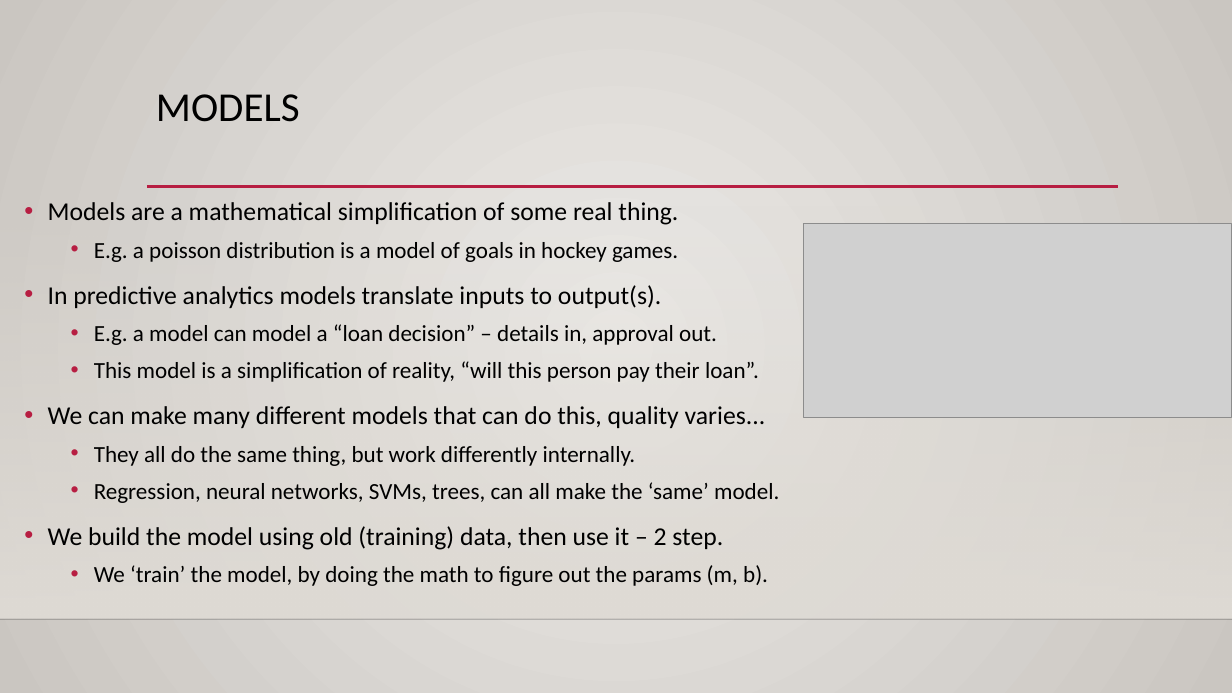
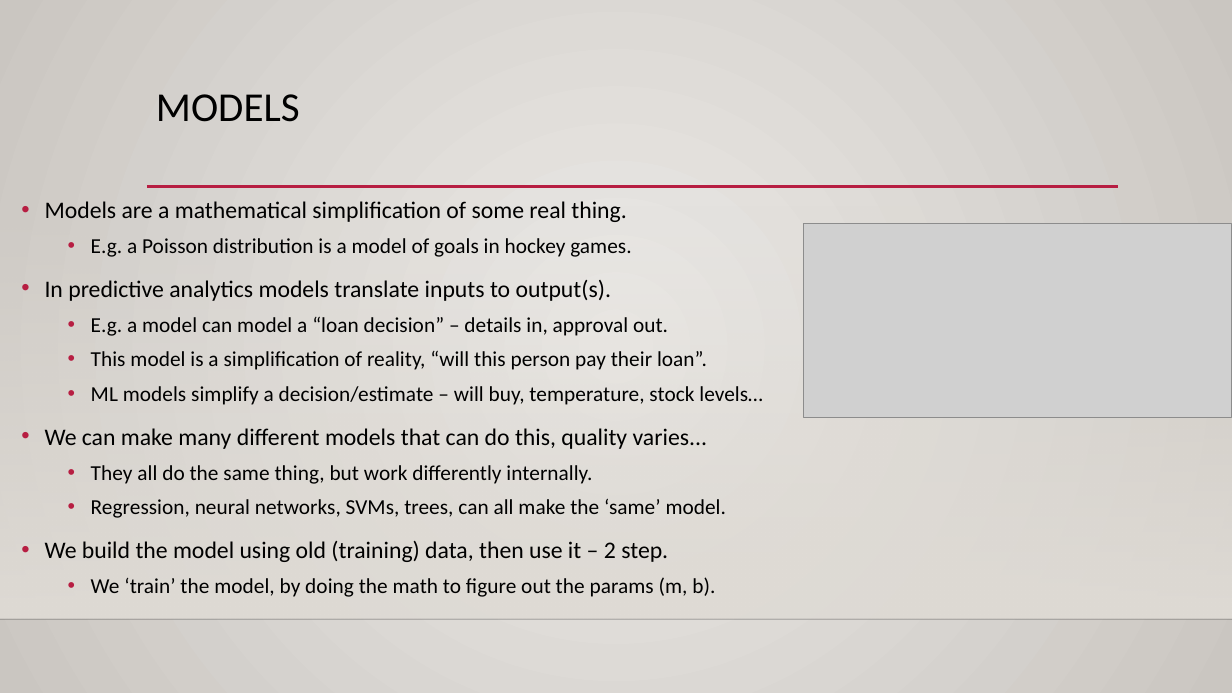
Before and after one commit to AkeemSemperDataScience/Basic_Stats_in_Python_Student_Repository, a slide deck: slide 5 of reference_material/slides/020_Linear_Least_Squares.pptx (slide 4 before the commit). Drawn at 1232x693 pixels with LibreOffice and Linux fonts; fonts in the diff are those of the drawing; grey boxes stand for pictures; background and template pictures are left out. Boxes give left, top, right and bottom in pixels: in the first picture for what was removed or moved away, otherwise in the second. Text is boxed around its words. In the diff, an @@ line names an element or a change of style, - is before the commit and + after.

```diff
--- a/reference_material/slides/020_Linear_Least_Squares.pptx
+++ b/reference_material/slides/020_Linear_Least_Squares.pptx
@@ text at (45,201,726,597): size 20 to 18.5 pt in "Models are a mathematical simplification of some ...", "In predictive analytics models translate inputs to ...", "We can make many different models that ...", "We build the model using old (training) ..."; size 18 to 16.6 pt in "E.g. a model can model a “loan ...", "This model is a simplification of reality, ...", "They all do the same thing, but ...", "Regression, neural networks, SVMs, trees, can all ..." and 1 more places @@
@@ text at (91,238,631,257): text changed; size 18 to 16.6 pt @@
-  • E.g. a poisson distribution is a model of goals in hockey games.
+  • E.g. a Poisson distribution is a model of goals in hockey games.
@@ text at (91,386,763,405): paragraph added @@
+  • ML models simplify a decision/estimate – will buy, temperature, stock levels…
```
Also in this commit, not shown: 4 other slides changed, 2 slides added, 6 other files.
